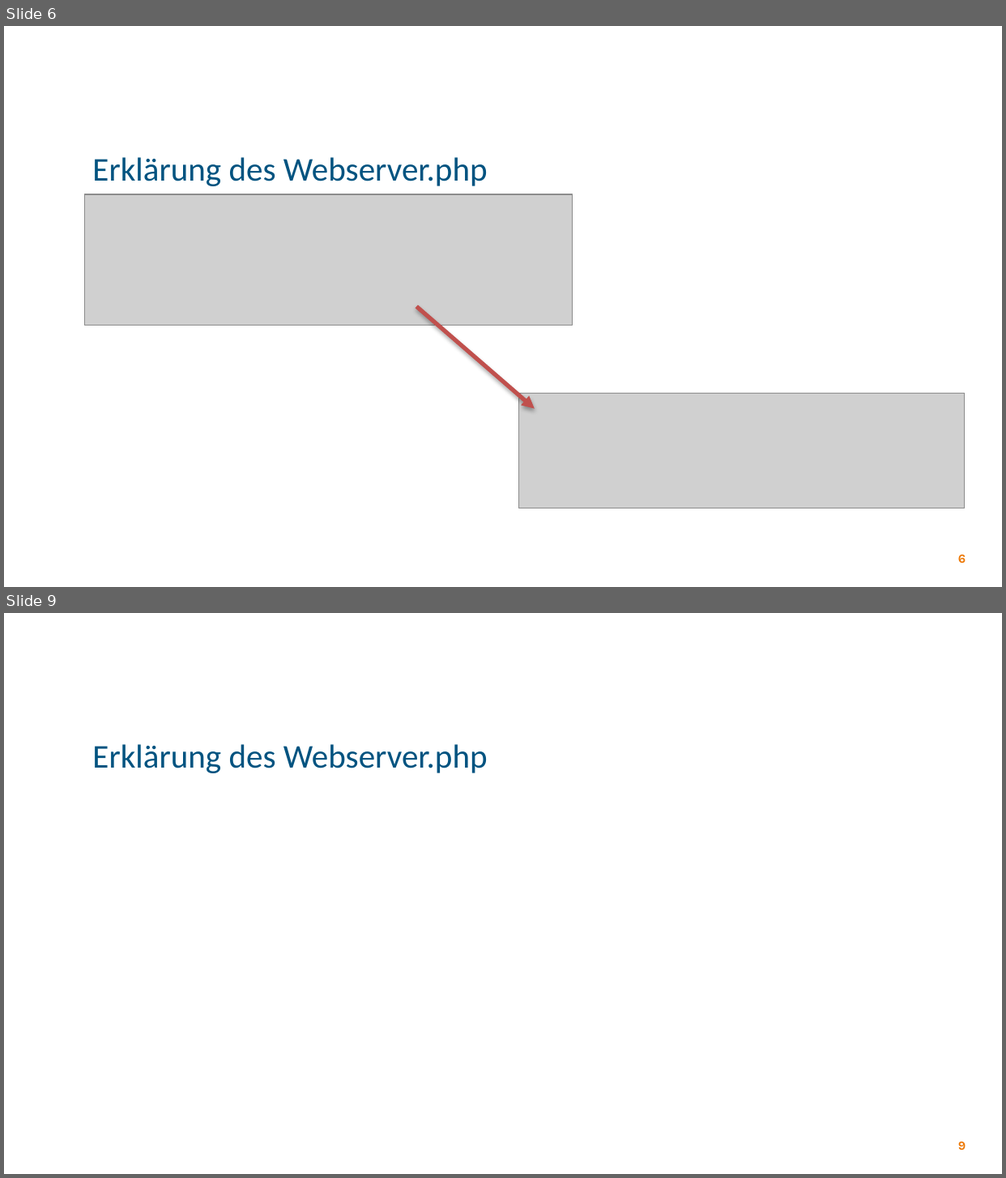
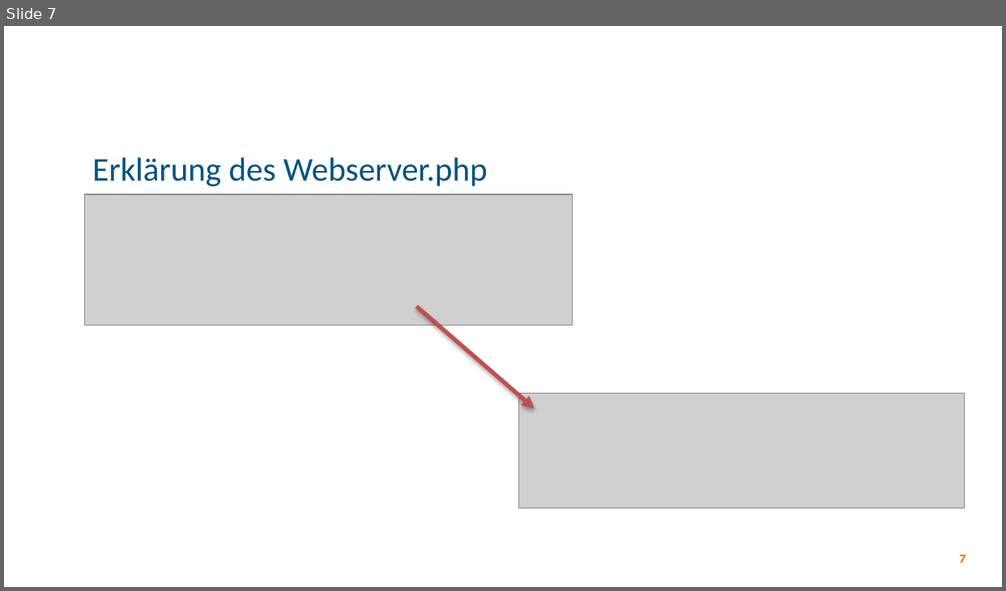
Before and after one commit to jonlanda/PHP-Kurs, a slide deck: 4_Formulare/1/Formular Grundlagen.pptx. Shown one above the other, each under a label of ours: slides 6 and 9 before the commit, slide 7 after it; the slides between them are not shown. The pictures are 1006x1178 and 1006x591 pixels, drawn with LibreOffice and Linux fonts; fonts in the diff are those of the drawing; grey boxes stand for pictures; background and template pictures are left out. Boxes give left, top, right and bottom in pixels: in the first picture for what was removed or moved away, otherwise in the second. Text is boxed around its words. In the diff, an @@ line names an element or a change of style, - is before the commit and + after.

```diff
--- a/4_Formulare/1/Formular Grundlagen.pptx
+++ b/4_Formulare/1/Formular Grundlagen.pptx
@@ slide 9 removed at <box>4,613,1002,1174</box>, background #FFFFFF @@
@@ title removed at <box>92,744,488,773</box> @@
-Erklärung des Webserver.php
@@ page number removed at <box>958,1142,965,1150</box> @@
-9
@@ what was slide 6 is now slide 7 @@
@@ page number at <box>960,555,966,563</box>: text changed @@
-6
+7
```
Also in this commit, not shown: 1 slide changed, 4 slides added, 1 other slide removed.
